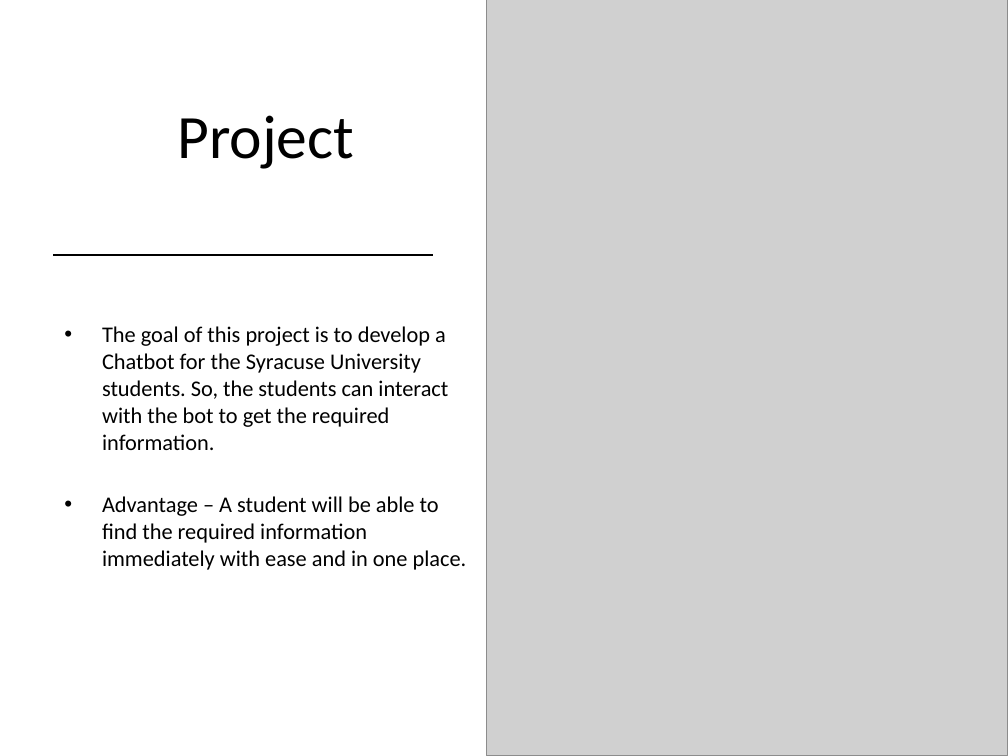
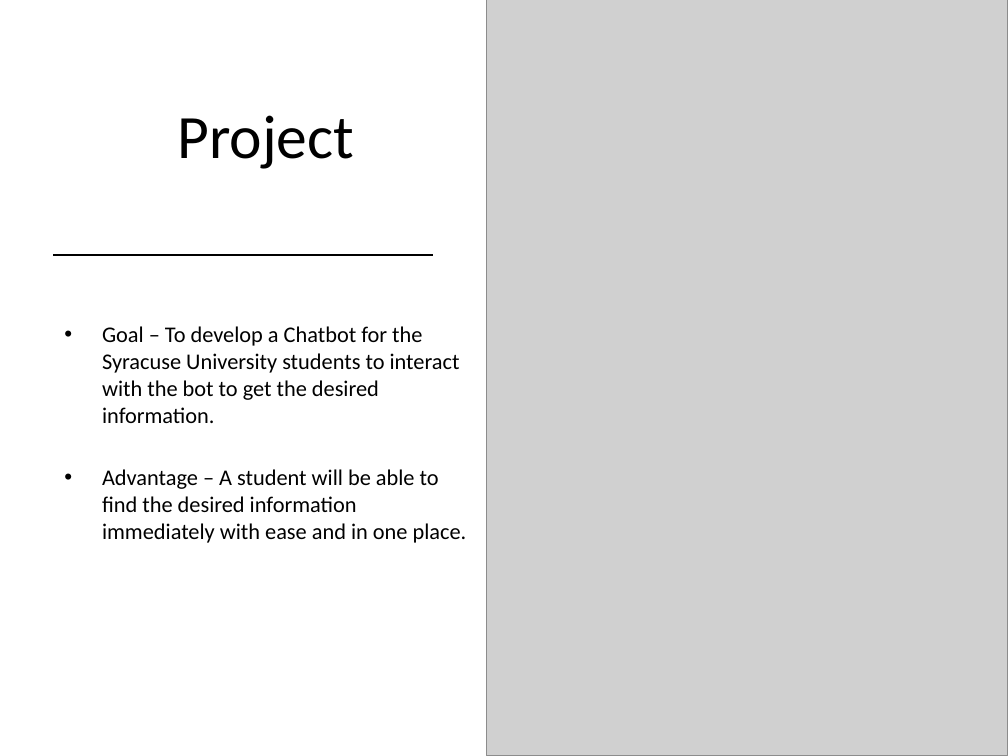
Before and after one commit to bharathkarumudi/SUchatBot, a slide deck: slide 2 of Documentation/SUBot-midterm-Presentation.pptx. Drawn at 1008x756 pixels with LibreOffice and Linux fonts; fonts in the diff are those of the drawing; grey boxes stand for pictures. Boxes give left, top, right and bottom in pixels: in the first picture for what was removed or moved away, otherwise in the second. Text is boxed around its words. In the diff, an @@ line names an element or a change of style, - is before the commit and + after.

```diff
--- a/Documentation/SUBot-midterm-Presentation.pptx
+++ b/Documentation/SUBot-midterm-Presentation.pptx
@@ text at box(102, 326, 467, 543): text changed @@
-• The goal of this project is to develop a Chatbot for the Syracuse University students. So, the students can interact with the bot to get the required information.
-• Advantage – A student will be able to find the required information immediately with ease and in one place.
+• Goal – To develop a Chatbot for the Syracuse University students to interact with the bot to get the desired information.
+• Advantage – A student will be able to find the desired information immediately with ease and in one place.
```
Also in this commit, not shown: 2 other slides changed, 2 slides added, 1 other file.
